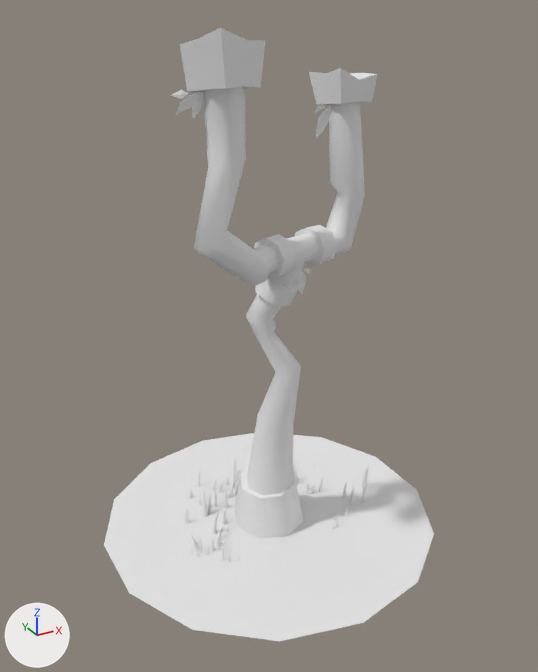
One commit to the FBX model Assets/Assets/Rugby.fbx: the scene before it, then after it.
Both versions are drawn from a 50 mm lens placed at (-3.46, -6.3, 5.45), pointed at (-0.05, -0.1, 2.36). Arrows for +X, +Y and +Z are at lower left; the lights stay in place. The picture after the commit comes second. Where no turn or scale is listed for an object, it has been applied to the vertices.

Script lines for the objects in view, before the commit:
```python
me_rugby_001 = bpy.data.meshes.new('Rugby.001')
me_rugby_001.from_pydata(...)  # 1484 vertices, 1231 faces; spans x -1.85..1.85, y -1.9..1.9, z -0.08..5.32
me_rugby_001.materials.append(mat_material)  # white #e7e7e7
ob_rugby_001 = bpy.data.objects.new('Rugby.001', me_rugby_001)
ob_rugby_001.location = (0.0, 0.0, 0.0)
```
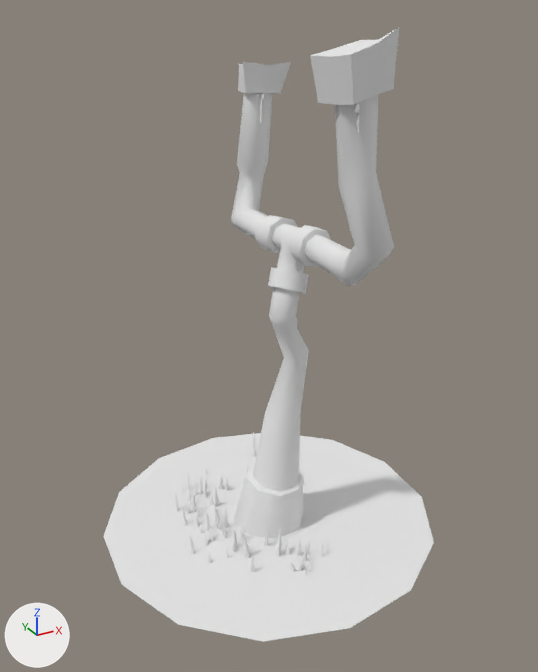
Pixel boxes [x1, y1, x2, y2] of what changed, in the pictures (538 x 672 px; the box of a moved part takes in the faces that stretch with it):
'Rugby.001', reshaped: before [104, 27, 434, 641]; after [103, 28, 434, 642]
part 1 of me_rugby_001, moved or reshaped: before [316, 106, 331, 139]; after [260, 96, 262, 123]
part 2 of me_rugby_001, moved or reshaped (not visible afterwards): before [315, 106, 325, 113]
part 3 of me_rugby_001, moved or reshaped: before [176, 93, 203, 119]; after [356, 103, 359, 132]
part 4 of me_rugby_001, moved or reshaped: before [171, 89, 188, 99]; after [354, 103, 359, 113]
part 5 of me_rugby_001, moved or reshaped: before [104, 433, 434, 641]; after [103, 433, 434, 642]
part 6 of me_rugby_001, moved or reshaped (not visible afterwards): before [305, 483, 311, 494]
part 7 of me_rugby_001, moved or reshaped: before [217, 530, 222, 547]; after [296, 539, 302, 556]
part 8 of me_rugby_001, moved or reshaped: before [361, 465, 369, 488]; after [252, 432, 257, 456]
part 9 of me_rugby_001, moved or reshaped: before [190, 534, 197, 547]; after [291, 563, 296, 572]
part 10 of me_rugby_001, moved or reshaped: before [193, 541, 198, 551]; after [298, 563, 302, 572]
part 11 of me_rugby_001, moved or reshaped: before [215, 526, 223, 539]; after [286, 540, 291, 555]
part 12 of me_rugby_001, moved or reshaped: before [211, 535, 215, 551]; after [304, 546, 308, 561]
part 13 of me_rugby_001, moved or reshaped: before [223, 508, 228, 525]; after [264, 529, 269, 546]
part 14 of me_rugby_001, moved or reshaped (not visible before): after [214, 485, 219, 507]
part 15 of me_rugby_001, moved or reshaped: before [199, 538, 202, 552]; after [302, 554, 305, 569]
part 16 of me_rugby_001, moved or reshaped (not visible before): after [219, 474, 224, 490]
part 17 of me_rugby_001, moved or reshaped: before [180, 27, 377, 562]; after [175, 28, 399, 576]

What changed in the scene script:
```text
Change me_rugby_001:
    remove me_rugby_001.from_pydata(...)  # 1484 vertices, 1231 faces; spans x -1.85..1.85, y -1.9..1.9, z -0.08..5.32
    add me_rugby_001.from_pydata(...)  # 1484 vertices, 1231 faces; spans x -1.88..1.88, y -1.9..1.9, z -0.08..5.33
    me_rugby_001 part 1: the loose piece of 11 vertices spanning x 0.5..0.67, y -0.04, z 4.29..4.6 is multiplied about its middle by the matrix ((0.298, -0.942, 0.158), (0.953, 0.301, 0.0), (-0.048, 0.151, 0.987)), then moved by (-0.16, 0.98, 0.03)
    me_rugby_001 part 2: the loose piece of 6 vertices spanning x 0.48..0.61, y -0.04, z 4.54..4.61 is multiplied about its middle by the matrix ((0.298, -0.942, 0.158), (0.953, 0.301, 0.0), (-0.048, 0.151, 0.987)), then moved by (-0.11, 0.94, 0.03)
    me_rugby_001 part 3: the loose piece of 15 vertices spanning x -1.08..-0.86, y -0.46..-0.39, z 4.61..4.82 is multiplied about its middle by the matrix ((0.3, -0.948, -0.103), (0.953, 0.301, 0.0), (0.031, -0.098, 0.995)), then moved by (0.9, -1.11, -0.03)
    me_rugby_001 part 4: the loose piece of 5 vertices spanning x -1.1..-0.98, y -0.43..-0.35, z 4.78..4.85 is multiplied about its middle by the matrix ((0.3, -0.948, -0.103), (0.953, 0.301, 0.0), (0.031, -0.098, 0.995)), then moved by (0.91, -1.2, -0.04)
    me_rugby_001 part 5: the loose piece of 20 vertices spanning x -1.85..1.85, y -1.9..1.9, z 0.0 is turned 72.5 degrees about the z axis through its middle
    me_rugby_001 part 6: the loose piece of 20 vertices spanning x 0.61..0.67, y 0.13..0.19, z 0.0..0.16 is turned 72.5 degrees about the z axis through the mesh origin
    me_rugby_001 part 7: the loose piece of 20 vertices spanning x -0.75..-0.7, y -0.22..-0.17, z 0.0..0.21 is turned 72.5 degrees about the z axis through the mesh origin
    me_rugby_001 part 8: the loose piece of 20 vertices spanning x 1.28..1.38, y -0.09..-0.04, z -0.01..0.32 is turned 72.5 degrees about the z axis through the mesh origin
    me_rugby_001 part 9: the loose piece of 20 vertices spanning x -1.01..-0.94, y -0.1..-0.04, z 0.0..0.15 is turned 72.5 degrees about the z axis through the mesh origin
    me_rugby_001 part 10: the loose piece of 20 vertices spanning x -1.02..-0.95, y -0.17..-0.13, z 0.0..0.15 is turned 72.5 degrees about the z axis through the mesh origin
    me_rugby_001 part 11: the loose piece of 20 vertices spanning x -0.72..-0.62, y -0.1..-0.05, z 0.0..0.15 is turned 72.5 degrees about the z axis through the mesh origin
    me_rugby_001 part 12: the loose piece of 20 vertices spanning x -0.85..-0.8, y -0.27..-0.22, z 0.0..0.21 is turned 72.5 degrees about the z axis through the mesh origin
    me_rugby_001 part 13: the loose piece of 20 vertices spanning x -0.53..-0.48, y 0.1..0.15, z 0.0..0.21 is turned 72.5 degrees about the z axis through the mesh origin
    me_rugby_001 part 14: the loose piece of 20 vertices spanning x 0.29..0.36, y 0.55..0.61, z 0.0..0.31 is turned 72.5 degrees about the z axis through the mesh origin
    me_rugby_001 part 15: the loose piece of 20 vertices spanning x -0.97..-0.94, y -0.2..-0.17, z 0.0..0.21 is turned 72.5 degrees about the z axis through the mesh origin
    me_rugby_001 part 16: the loose piece of 20 vertices spanning x 0.62..0.69, y 0.43..0.5, z 0.0..0.21 is turned 72.5 degrees about the z axis through the mesh origin
    me_rugby_001 part 17: 1074 of 1484 vertices moved; they spanned x -1.07..1.15, y -0.8..1.06, z -0.08..5.32 and now span x -1.06..0.84, y -1.57..1.42, z -0.08..5.33; mean shift (-0.23, -0.17, 0.0); largest move (-1.04, -0.67, 3.57) -> (0.27, -1.57, 3.56)
    other edits to the shape of me_rugby_001 do not show in these pictures
```
